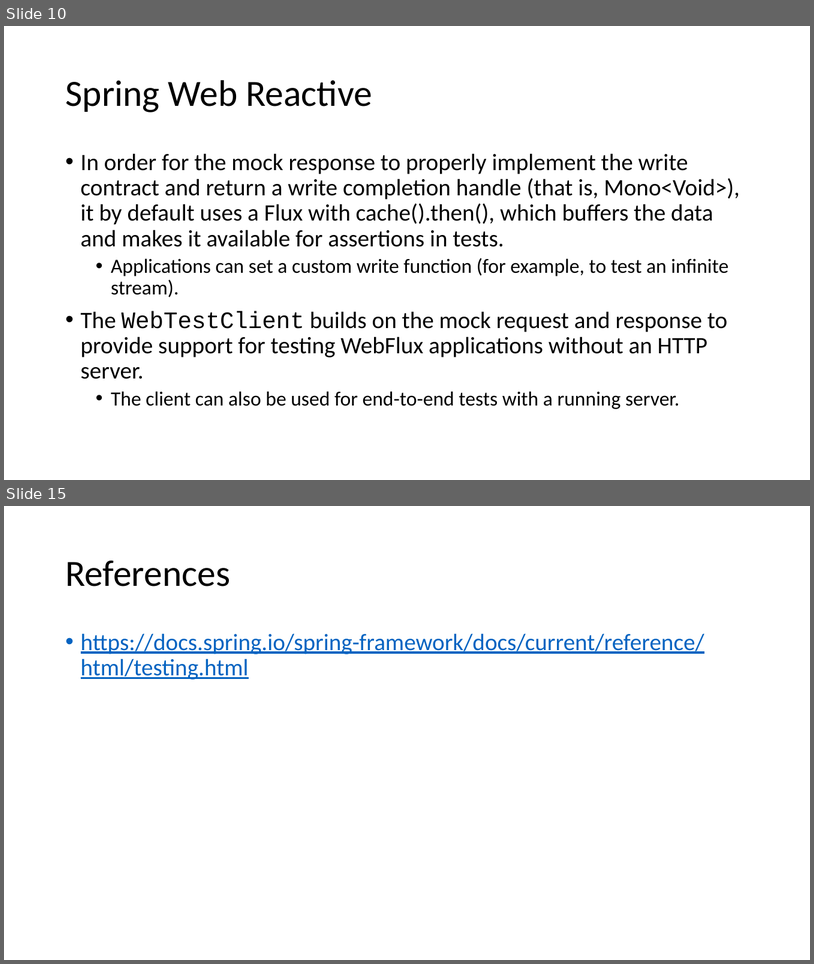
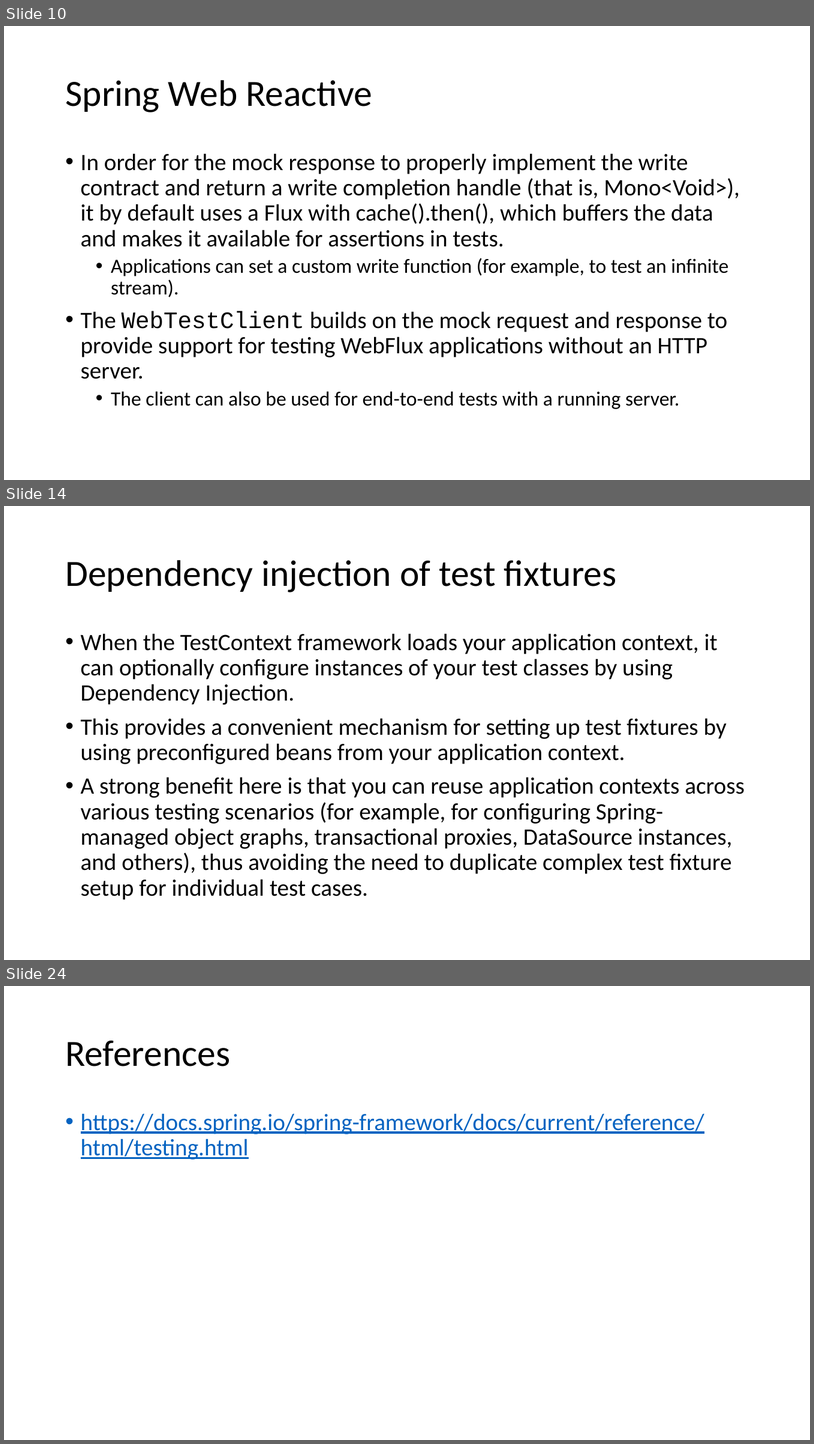
Before and after one commit to cebartling/test-driven, a slide deck: presentations/Introduction to Spring Framework Testing.pptx. Shown one above the other, each under a label of ours: slides 10 and 15 before the commit, slides 10, 14 and 24 after it; the slides between them are not shown. The pictures are 814x964 and 814x1444 pixels, drawn with LibreOffice and Linux fonts; fonts in the diff are those of the drawing. Boxes give left, top, right and bottom in pixels: in the first picture for what was removed or moved away, otherwise in the second. Text is boxed around its words. In the diff, an @@ line names an element or a change of style, - is before the commit and + after.

Commit message:
Updates to Spring Framework testing support presentation

```diff
--- a/presentations/Introduction to Spring Framework Testing.pptx
+++ b/presentations/Introduction to Spring Framework Testing.pptx
@@ slide 14 added at (4, 506, 810, 960), background #FFFFFF @@
@@ title added at (65, 560, 617, 592), 44 pt, text #000000 @@
+Dependency injection of test fixtures
@@ text added at (81, 633, 745, 900), 28 pt, text #000000 @@
+• When the TestContext framework loads your application context, it can optionally configure instances of your test classes by using Dependency Injection.
+• This provides a convenient mechanism for setting up test fixtures by using preconfigured beans from your application context.
+• A strong benefit here is that you can reuse application contexts across various testing scenarios (for example, for configuring Spring-managed object graphs, transactional proxies, DataSource instances, and others), thus avoiding the need to duplicate complex test fixture setup for individual test cases.
@@ what was slide 15 is now slide 24 @@
```
Also in this commit, not shown: 8 other slides added.
